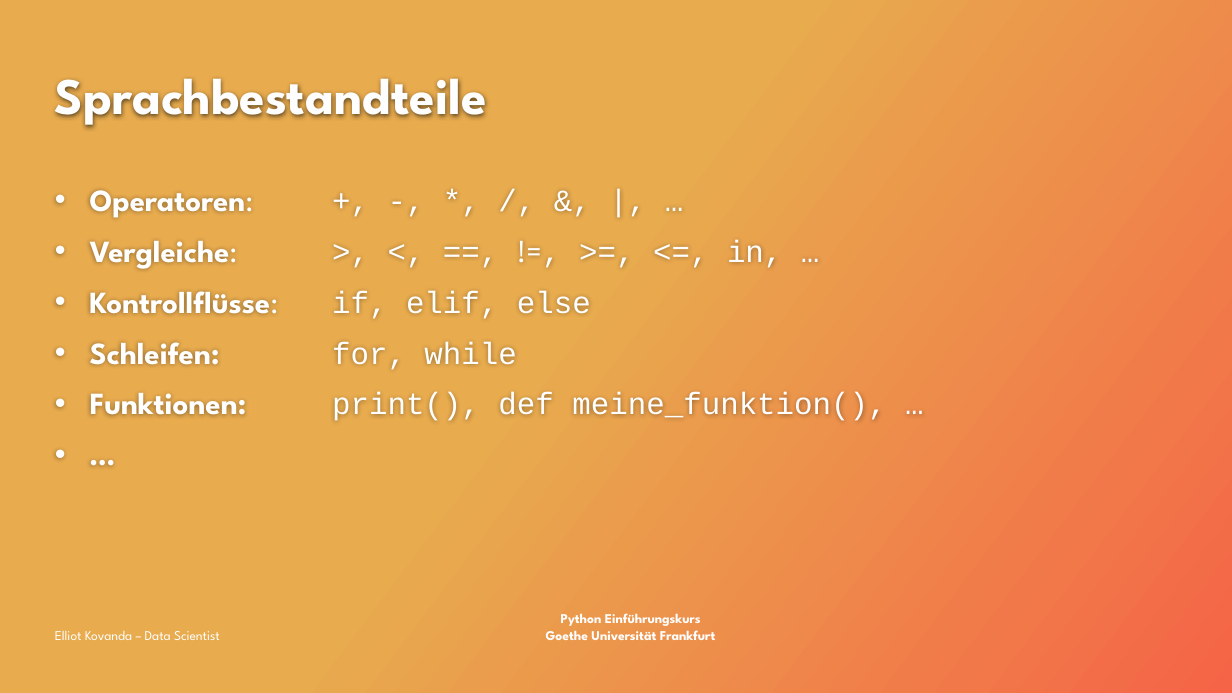
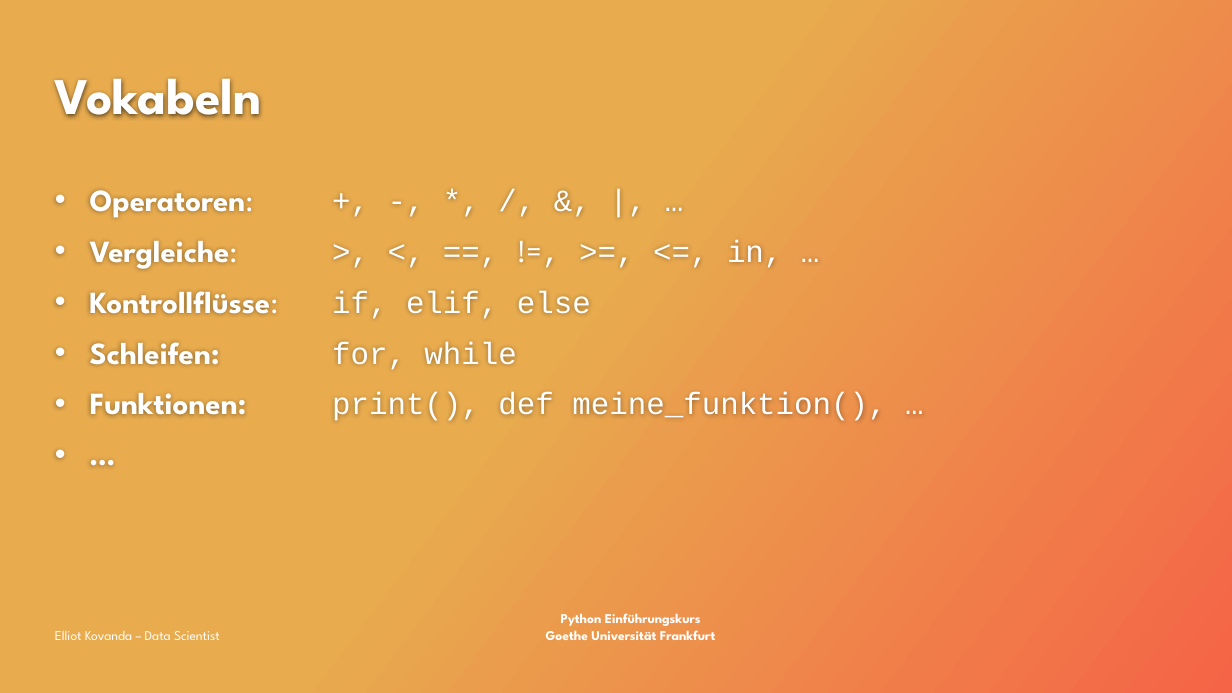
Before and after one commit to ekovanda/python_data_intro, a slide deck: slide 12 of Python_Datenanalyse.pptx. Drawn at 1232x693 pixels with LibreOffice and Linux fonts; fonts in the diff are those of the drawing; background and template pictures are left out. Boxes give left, top, right and bottom in pixels: in the first picture for what was removed or moved away, otherwise in the second. Text is boxed around its words. In the diff, an @@ line names an element or a change of style, - is before the commit and + after.

```diff
--- a/Python_Datenanalyse.pptx
+++ b/Python_Datenanalyse.pptx
@@ title at (55,78,262,118): text changed @@
-Sprachbestandteile
+Vokabeln
```
Also in this commit, not shown: 4 other slides changed, 8 slides added, 7 other files.
